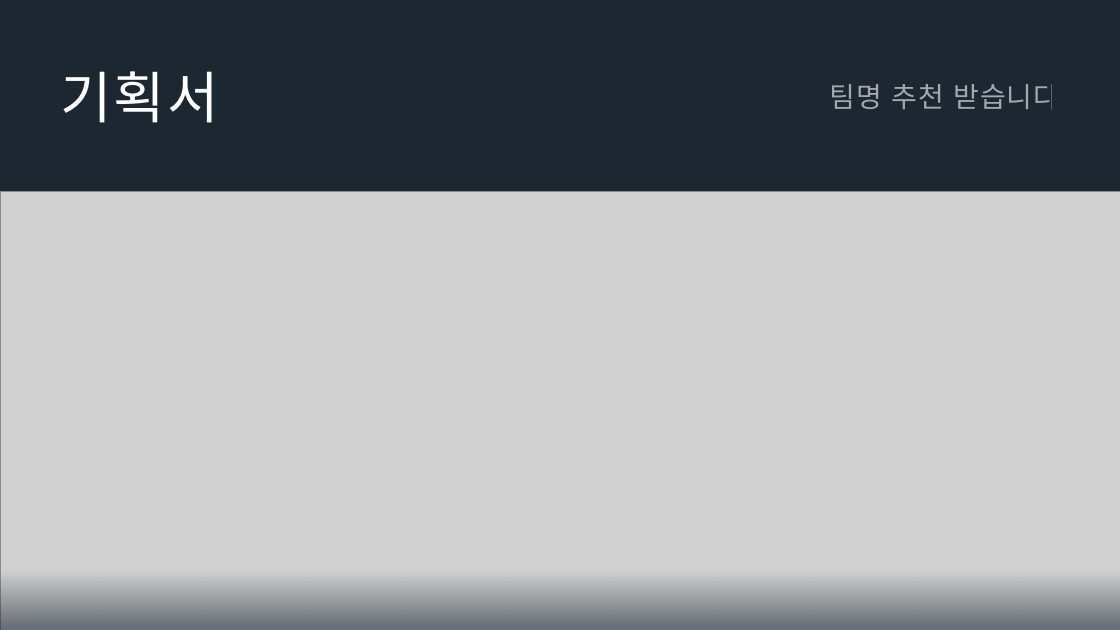
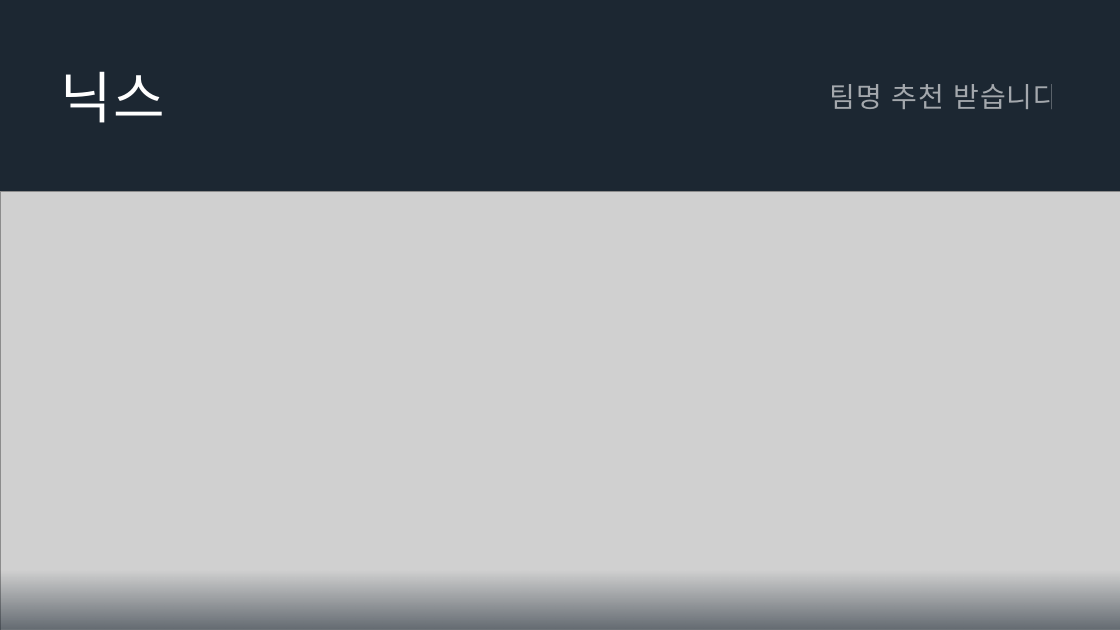
Before and after one commit to Icloy/2D_Roguelike, a slide deck: slide 1 of 기획서.pptx. Drawn at 1120x630 pixels with LibreOffice and Linux fonts; fonts in the diff are those of the drawing; grey boxes stand for pictures. Boxes give left, top, right and bottom in pixels: in the first picture for what was removed or moved away, otherwise in the second. Text is boxed around its words. In the diff, an @@ line names an element or a change of style, - is before the commit and + after.

Commit message:
기획서

```diff
--- a/기획서.pptx
+++ b/기획서.pptx
@@ title at [61,71,166,123]: text changed @@
-기획서
+닉스
```
Also in this commit, not shown: 5 other slides changed, 1 slide added, 2 slides removed, 1 other file.
